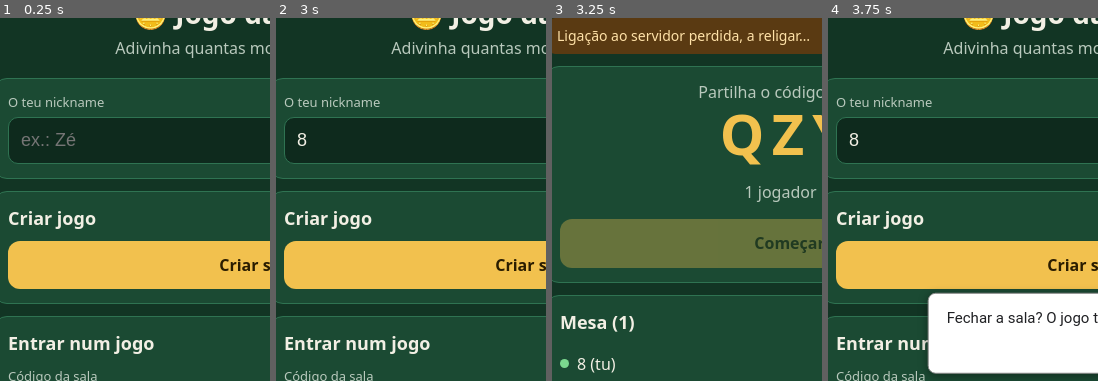
Above: before the commit, frames 1-4 (left to right).
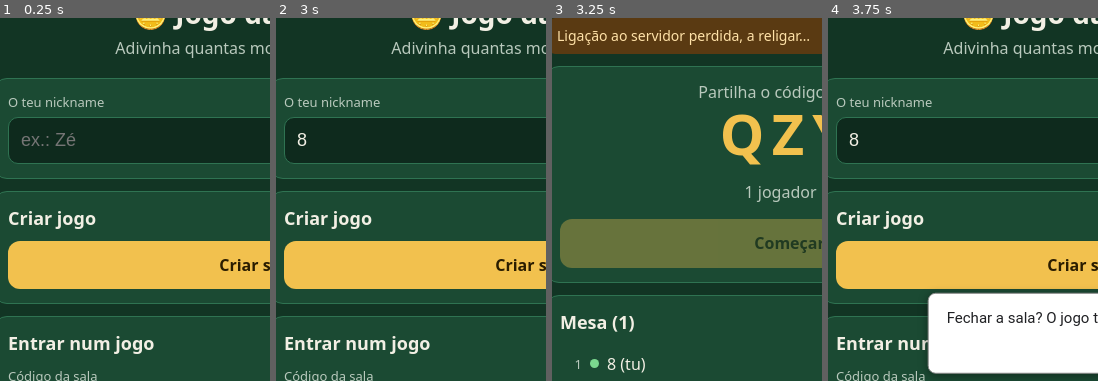
Above: after the commit, the same moments.

Repository: joaorsfonseca/jogo-moeda
Game: browser game, page index.html
Two runs of this game, one before a commit and one after it. Both use one fixed random seed, a clock stepped at 60 frames per second and the inputs below. When the page shows a pop-up message, it is drawn as a white box for half a second while everything else waits; a line starting with > is the answer the replay typed.
Inputs (mouse positions are % of the whole screen's width and height, from its top left):
- Up to frame 1 (0.25 s): no input
- Up to frame 2 (3 s): click (50, 23) at 1.27 s; type "8" at 1.27 s; tap Enter at 1.3, 2.5 s; click "Entrar" at 1.87 s; click (39, 61) at 2.47 s; type "2" at 2.47 s
- Up to frame 3 (3.25 s): click "Criar sala" at 3.07 s
- Up to frame 4 (3.75 s): click "Fechar sala" at 3.67 s
The pictures show only the part of the screen within x 2-52%, y 7-57%; the shares and areas given below are measured in that part.

Frames 1-2 are identical in both runs. In frame 3, 0.5% of the frame differs, in the area x 2-35%, y 93-98%; in frame 4, nothing differs.

Commit message:
Anfitrião define a ordem dos lugares à mesa antes de começar
Co-Authored-By: Claude Opus 5.5 <noreply@anthropic.com>
Claude-Session: https://claude.ai/code/session_01PeQ6SDV9prVeWkWXwE9a4t

Diff:
--- a/index.html
+++ b/index.html
@@ -48,6 +48,8 @@
   .tag.ok{background:#1f5e33;color:var(--ok)}
   .tag.gold{background:#5a4611;color:var(--gold)}
   .tag.red{background:#5a1f1a;color:#ffb3aa}
+  .seat{width:22px;text-align:right;color:var(--muted);font-size:13px;flex:none}
+  .players li .small{padding:6px 9px}
   .dot{width:9px;height:9px;border-radius:50%;background:var(--ok);flex:none}
   .dot.off{background:var(--red)}
   .coins{display:grid;grid-template-columns:repeat(4,1fr);gap:10px}
@@ -218,6 +220,12 @@
       if (!isHost || G.phase !== 'over') return;
       G.players.forEach(x => { x.out = false; x.place = null; });
       Object.assign(G, { phase: 'lobby', round: 0, coins: {}, guesses: [], order: [], result: null, loser: null }); break;
+    case 'move': {
+      if (!isHost || G.phase !== 'lobby') return;
+      const i = G.players.findIndex(x => x.pid === d.pid), j = i + (d.n < 0 ? -1 : 1);
+      if (i < 0 || j < 0 || j >= G.players.length) return;
+      [G.players[i], G.players[j]] = [G.players[j], G.players[i]]; break;
+    }
     case 'kick':
       if (!isHost || d.pid === myPid) return; kick(d.pid); break;
     default: return;
@@ -343,6 +351,7 @@
   bindTop();
   app.querySelectorAll('[data-a]').forEach(b => b.onclick = () => {
     const a = b.dataset.a, n = b.dataset.n !== undefined ? Number(b.dataset.n) : undefined;
+    if (a === 'move') { send({ t: 'move', pid: b.dataset.pid, n }); return; }
     if (a === 'kick') { if (confirm('Remover ' + b.dataset.name + '?')) send({ t: 'kick', pid: b.dataset.pid }); return; }
     send({ t: a, n });
   });
@@ -436,8 +445,8 @@
     ${isHost ? '<button data-a="restart">Novo jogo (mesma mesa)</button>' : '<p class="muted center">O anfitrião pode iniciar um novo jogo.</p>'}`;
 }
 function playersCard(v, isHost){
-  const inGame = v.phase !== 'lobby';
-  const items = v.players.map(p => {
+  const inGame = v.phase !== 'lobby', canOrder = isHost && !inGame && v.players.length > 1;
+  const items = v.players.map((p, i) => {
     let tag = '';
     if (p.pid === v.loser) tag = '<span class="tag red">paga</span>';
     else if (p.out) tag = `<span class="tag ok">safo #${p.place}</span>`;
@@ -445,9 +454,12 @@
     else if (inGame) tag = '<span class="tag gold">em jogo</span>';
     if (p.pid === v.hostPid) tag = '<span class="tag">anfitrião</span> ' + tag;
     const kick = isHost && p.pid !== v.me ? `<button class="small sec" data-a="kick" data-pid="${esc(p.pid)}" data-name="${esc(p.name)}">✕</button>` : '';
-    return `<li><span class="dot ${p.connected ? '' : 'off'}"></span><span class="nm">${esc(p.name)}${p.pid === v.me ? ' (tu)' : ''}</span>${tag}${kick}</li>`;
+    const move = canOrder ? `<button class="small sec" data-a="move" data-pid="${esc(p.pid)}" data-n="-1" ${i === 0 ? 'disabled' : ''} aria-label="Subir">▲</button>`
+      + `<button class="small sec" data-a="move" data-pid="${esc(p.pid)}" data-n="1" ${i === v.players.length - 1 ? 'disabled' : ''} aria-label="Descer">▼</button>` : '';
+    return `<li><span class="seat">${i + 1}</span><span class="dot ${p.connected ? '' : 'off'}"></span><span class="nm">${esc(p.name)}${p.pid === v.me ? ' (tu)' : ''}</span>${tag}${move}${kick}</li>`;
   }).join('');
-  return `<div class="card"><h2>Mesa (${v.players.length})</h2><ul class="players">${items}</ul></div>`;
+  const hint = canOrder ? '<p class="muted" style="margin:0 0 8px;font-size:14px">Ordena pelos lugares à mesa (no sentido dos ponteiros do relógio). As rondas seguem esta ordem.</p>' : '';
+  return `<div class="card"><h2>Mesa (${v.players.length})</h2>${hint}<ul class="players">${items}</ul></div>`;
 }
 
 render();
